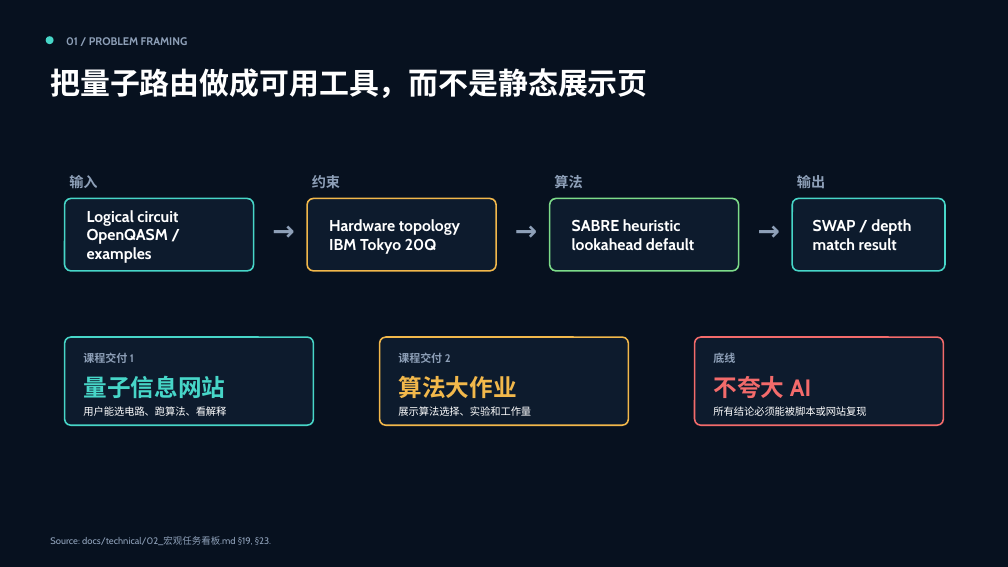
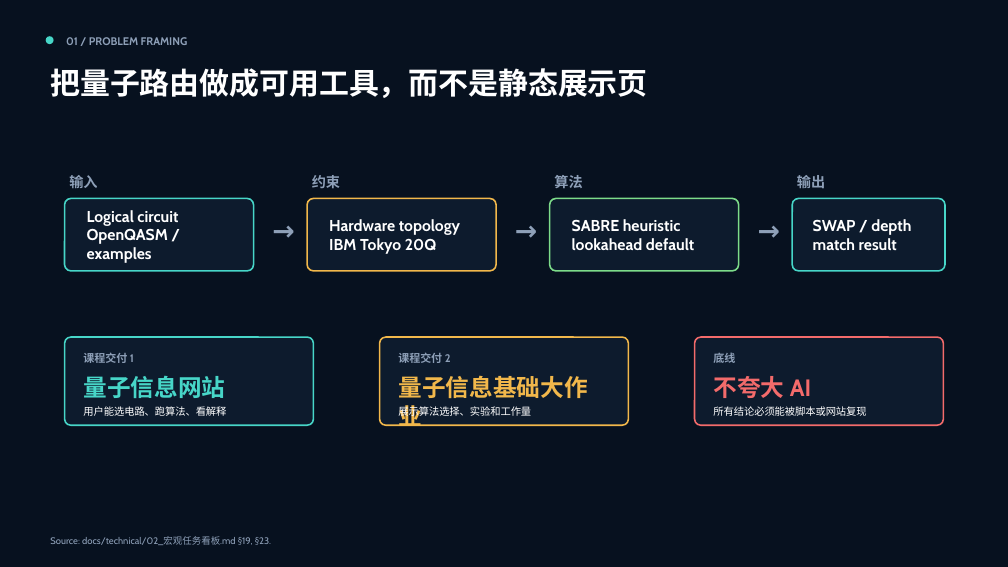
Before and after one commit to qqyyqq812/ZJU-Quantum-Compiler, a slide deck: slide 1 of docs/slides/quantum-routing-algorithm-showcase-final.pptx. Drawn at 1008x567 pixels with LibreOffice and Linux fonts; fonts in the diff are those of the drawing. Boxes give left, top, right and bottom in pixels: in the first picture for what was removed or moved away, otherwise in the second. Text is boxed around its words. In the diff, an @@ line names an element or a change of style, - is before the commit and + after.

```diff
--- a/docs/slides/quantum-routing-algorithm-showcase-final.pptx
+++ b/docs/slides/quantum-routing-algorithm-showcase-final.pptx
@@ text at (x1=398, y1=375, x2=587, y2=426): text changed @@
-算法大作业
+量子信息基础大作业
```
Also in this commit, not shown: 1 other slide changed, 19 other files.
